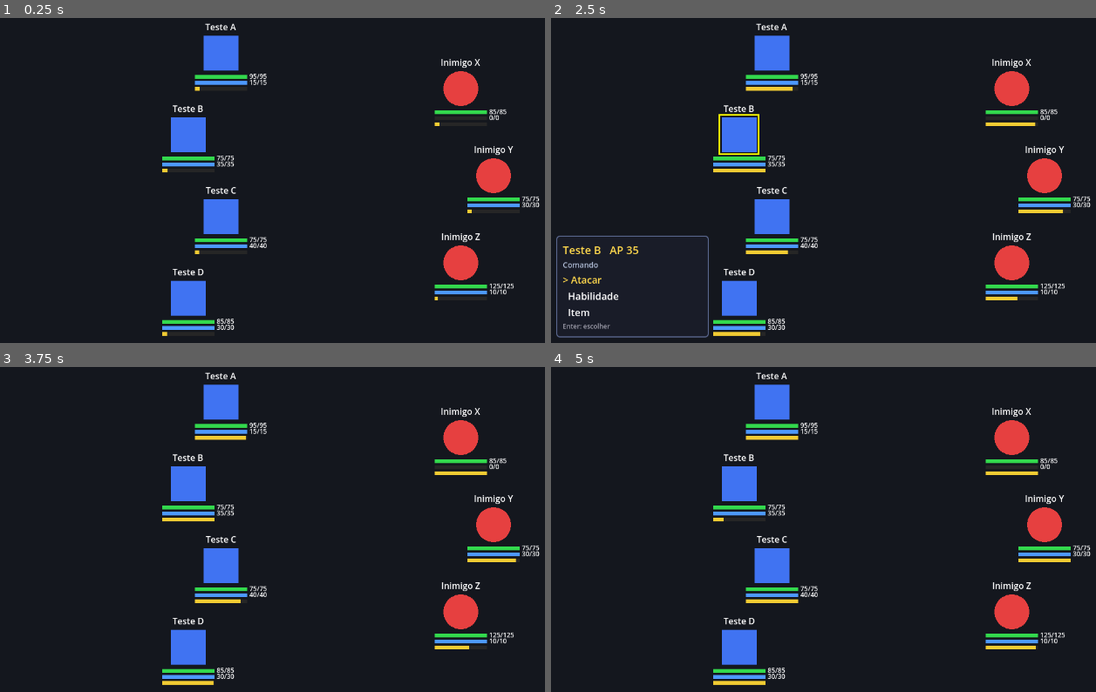
Above: before the commit, frames 1-4 (two rows, left to right).
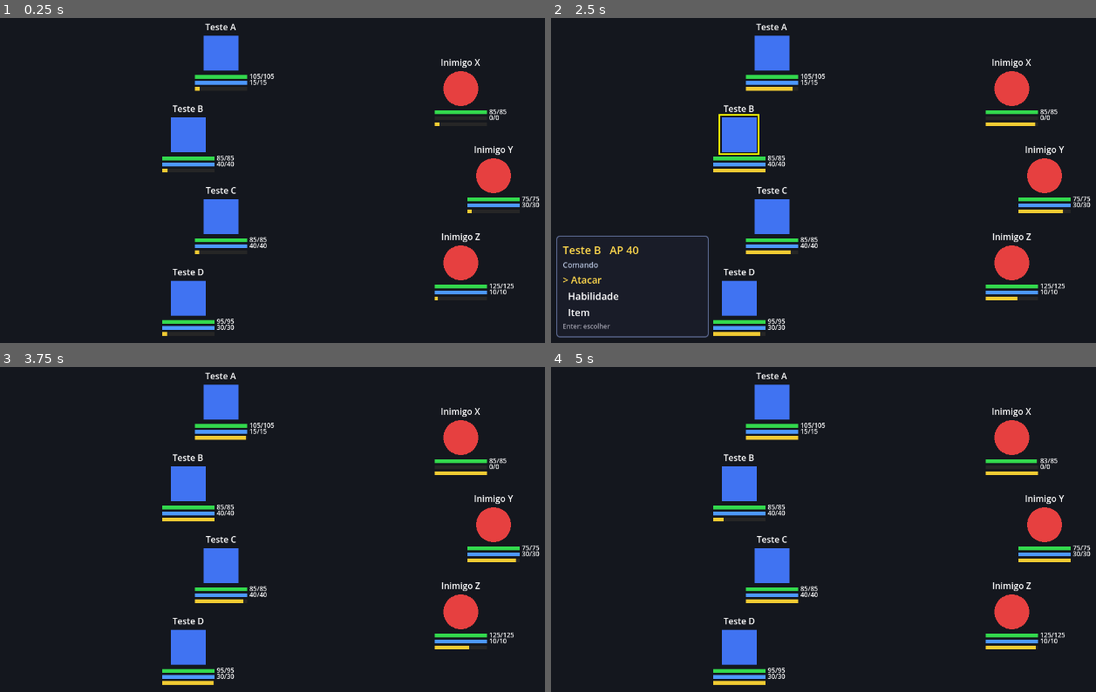
Above: after the commit, the same moments.

Repository: alexzjss/vat
Game: Godot game, scene res://battle/battle_scene.tscn
The game is run twice, just before and just after one commit, with the same random seed, the same clock (stepped at 60 frames per second) and the same inputs. This scene is started directly instead of the project's main scene.
Inputs (mouse positions are in pixels of both pictures, inside the frame that each line leads up to):
- Up to frame 1 (0.25 s): no input
- Up to frame 2 (2.5 s): tap Enter (ui_accept) at 0.5, 0.77, 1.25, 2 s; move the mouse to (1046, 154) at 0.52 s; hold Right (move_right) 0.53-1.25 s; hold Shift 0.53-1.25 s; click (1046, 154) at 0.67 s; drag from (752, 196) to (856, 255) at 1.27 s; move the mouse to (959, 89) at 2.02 s; hold Right (move_right) from 2.03 s (still down); tap Ctrl at 2.1 s
- Up to frame 3 (3.75 s): release Right (move_right) at 2.75 s; tap Enter (ui_accept) at 2.75, 3.5 s; drag from (305, 604) to (130, 464) at 2.77 s; move the mouse to (outside the picture) at 3.52 s; hold Left (move_left) from 3.53 s (still down); tap Alt at 3.6 s
- Up to frame 4 (5 s): tap Enter (ui_accept) at 3.77 s; release Left (move_left) at 4.25 s; drag from (681, 464) to (785, 425) at 4.27 s

The runs differ from the first frame. In frame 1, 0.1% of the frame differs, in the area x 39-51%, y 17-95%; in frame 2, 0.2%, in the area x 13-51%, y 17-95%; in frame 3, 0.1%; in frame 4, 0.1%.

Commit message:
feat(core): equipar e remover no estado do jogo
Co-Authored-By: Claude Sonnet 5.5 <noreply@anthropic.com>

Diff:
--- a/game/core/game_state.gd
+++ b/game/core/game_state.gd
@@ -7,6 +7,7 @@
 var heroes: Array[HeroState] = []
 var reserve: Array[HeroState] = []
 var inventory: Inventory
+var bag: EquipmentBag
 var dice: Dice
 var save_map: StringName
 var save_spawn: StringName
@@ -14,12 +15,14 @@
 var _saved_active_ids: Array[StringName] = []
 var _saved_reserve_ids: Array[StringName] = []
 var _saved_inventory: Inventory
+var _saved_bag: EquipmentBag
 
-static func new_game(cfg: BalanceConfig, defs: Array[CharacterDef], items: Array[ItemDef], counts: Array[int], dice: Dice, map: StringName, spawn: StringName, max_active: int = MAX_ACTIVE) -> GameState:
+static func new_game(cfg: BalanceConfig, defs: Array[CharacterDef], items: Array[ItemDef], counts: Array[int], dice: Dice, map: StringName, spawn: StringName, max_active: int = MAX_ACTIVE, bag_items: Array[EquipmentDef] = [], bag_counts: Array[int] = []) -> GameState:
 	var g := GameState.new()
 	g.cfg = cfg
 	g.dice = dice
 	g.inventory = Inventory.new()
+	g.bag = EquipmentBag.new()
 	for i: int in defs.size():
 		var h := HeroState.create(defs[i], cfg)
 		if i < max_active:
@@ -28,6 +31,8 @@
 			g.reserve.append(h)
 	for i: int in items.size():
 		g.inventory.add(items[i], counts[i])
+	for i: int in bag_items.size():
+		g.bag.add(bag_items[i], bag_counts[i])
 	g.save(map, spawn)
 	return g
 
@@ -71,6 +76,27 @@
 	heroes.append(h)
 	return true
 
+## Equipa `e` em `slot` vindo da mochila; o item antigo volta para ela. HP/AP atuais são limitados ao novo máximo.
+func equip(h: HeroState, slot: StringName, e: EquipmentDef) -> bool:
+	if e == null or not roster().has(h) or not EquipmentRules.can_equip(h.def, e, slot) or bag.count(e.id) == 0:
+		return false
+	var taken: EquipmentDef = bag.take(e.id)
+	var old: EquipmentDef = h.equipment.get(slot)
+	if old != null:
+		bag.put(old)
+	h.equipment[slot] = taken
+	h.clamp_to_max(cfg)
+	return true
+
+## Devolve o item de `slot` à mochila; false se vazio ou herói fora do roster.
+func unequip(h: HeroState, slot: StringName) -> bool:
+	if not roster().has(h) or not h.equipment.has(slot):
+		return false
+	bag.put(h.equipment[slot])
+	h.equipment.erase(slot)
+	h.clamp_to_max(cfg)
+	return true
+
 func _list_of(h: HeroState) -> Array[HeroState]:
 	if heroes.has(h):
 		return heroes
@@ -92,6 +118,7 @@
 		_saved_heroes.append(h.snapshot())
 		_saved_reserve_ids.append(h.def.id)
 	_saved_inventory = inventory.copy()
+	_saved_bag = bag.copy()
 
 ## Volta ao salvamento: os mesmos objetos HeroState, só listas e valores mudam; inventário é cópia nova.
 func restore_save() -> void:
@@ -109,3 +136,4 @@
 	for i: int in saved.size():
 		saved[i].restore(_saved_heroes[i])
 	inventory = _saved_inventory.copy()
+	bag = _saved_bag.copy()
--- a/game/core/hero_state.gd
+++ b/game/core/hero_state.gd
@@ -13,6 +13,11 @@
 static func create(d: CharacterDef, cfg: BalanceConfig) -> HeroState:
 	var h := HeroState.new()
 	h.def = d
+	for e: EquipmentDef in d.starting_equipment:
+		if e != null and EquipmentRules.can_equip(d, e, e.slot):
+			h.equipment[e.slot] = e
+		else:
+			push_error("equipamento inicial invalido em %s" % d.id)
 	h.rest(cfg)
 	return h
 
@@ -23,11 +28,18 @@
 	hp = StatCalculator.hp_max(c, cfg)
 	ap = StatCalculator.ap_max(c, cfg)
 
+## Limita HP/AP atuais aos máximos atuais (nunca aumenta; caído continua 0).
+func clamp_to_max(cfg: BalanceConfig) -> void:
+	var c := Combatant.from_hero(self, Vector2.ZERO)
+	hp = mini(hp, StatCalculator.hp_max(c, cfg))
+	ap = mini(ap, StatCalculator.ap_max(c, cfg))
+
 ## Cópia dos valores mutáveis do herói (usada por retry de batalha e ponto de salvamento).
 func snapshot() -> Dictionary:
 	return {
 		"hp": hp, "ap": ap, "xp": xp, "level": level, "pending": pending_points,
 		"allocated": Stats.make(allocated.strength, allocated.speed, allocated.vitality, allocated.aura),
+		"equipment": equipment.duplicate(),
 	}
 
 ## Restaura os valores de [method snapshot]; `allocated` ganha uma cópia nova.
@@ -39,3 +51,5 @@
 	pending_points = snap["pending"]
 	var a: Stats = snap["allocated"]
 	allocated = Stats.make(a.strength, a.speed, a.vitality, a.aura)
+	var eq: Dictionary[StringName, EquipmentDef] = snap["equipment"]
+	equipment = eq.duplicate()
--- /dev/null
+++ b/game/tests/test_equip_state.gd
@@ -0,0 +1,146 @@
+extends GutTest
+
+func _eq(id: StringName, slot: StringName, mods: Stats = null) -> EquipmentDef:
+	var e := EquipmentDef.new()
+	e.id = id
+	e.display_name = String(id)
+	e.slot = slot
+	e.modifiers = mods if mods != null else Stats.make(0, 0, 0, 0)
+	return e
+
+func _def(id: StringName, start: Array[EquipmentDef] = []) -> CharacterDef:
+	var d: CharacterDef = Fixtures.hero_def(id, Stats.make(1, 1, 5, 2))
+	d.weapon_types = [&"blade"] as Array[StringName]
+	d.starting_equipment = start
+	return d
+
+func _game(defs: Array[CharacterDef], bag: Array[EquipmentDef], counts: Array[int], max_active: int = 4) -> GameState:
+	var items: Array[ItemDef] = []
+	var ic: Array[int] = []
+	return GameState.new_game(Fixtures.cfg(), defs, items, ic, ScriptedDice.new(), &"m", &"s", max_active, bag, counts)
+
+func _hp_max(g: GameState, h: HeroState) -> int:
+	return StatCalculator.hp_max(Combatant.from_hero(h, Vector2.ZERO), g.cfg)
+
+func test_starting_equipment_applied_and_full_hp() -> void:
+	var armor: EquipmentDef = _eq(&"vest", &"armor", Stats.make(0, 0, 2, 0))
+	var weapon: EquipmentDef = _eq(&"sword", &"weapon", Stats.make(1, 0, 0, 1))
+	var d: CharacterDef = _def(&"a", [armor, weapon] as Array[EquipmentDef])
+	var h: HeroState = HeroState.create(d, Fixtures.cfg())
+	assert_eq(h.equipment[&"armor"], armor)
+	assert_eq(h.equipment[&"weapon"], weapon)
+	# Vit 7 * 10 + nivel 1 * 5 = 75; Aura 3 * 5 = 15.
+	assert_eq(h.hp, 75)
+	assert_eq(h.ap, 15)
+
+func test_starting_equipment_invalid_is_ignored() -> void:
+	var bad: EquipmentDef = _eq(&"staff", &"weapon")
+	bad.weapon_type = &"staff"
+	var d: CharacterDef = _def(&"a", [bad] as Array[EquipmentDef])
+	var h: HeroState = HeroState.create(d, Fixtures.cfg())
+	assert_true(h.equipment.is_empty())
+	assert_push_error("equipamento inicial invalido")
+
+func test_equip_swaps_old_back_to_bag() -> void:
+	var s1: EquipmentDef = _eq(&"s1", &"weapon", Stats.make(1, 0, 0, 0))
+	var s2: EquipmentDef = _eq(&"s2", &"weapon", Stats.make(2, 0, 0, 0))
+	var g: GameState = _game([_def(&"a", [s1] as Array[EquipmentDef])], [s2] as Array[EquipmentDef], [1] as Array[int])
+	var h: HeroState = g.heroes[0]
+	assert_true(g.equip(h, &"weapon", s2))
+	assert_eq(h.equipment[&"weapon"], s2)
+	assert_eq(g.bag.count(&"s2"), 0)
+	assert_eq(g.bag.count(&"s1"), 1)
+
+func test_equip_refuses_and_changes_nothing() -> void:
+	var ok: EquipmentDef = _eq(&"ok", &"armor", Stats.make(0, 0, 1, 0))
+	var wrong_type: EquipmentDef = _eq(&"wt", &"weapon")
+	wrong_type.weapon_type = &"staff"
+	var excl: EquipmentDef = _eq(&"ex", &"armor")
+	excl.allowed_ids = [&"zzz"] as Array[StringName]
+	var stock: EquipmentDef = _eq(&"nostock", &"armor")
+	var bag: Array[EquipmentDef] = [ok, wrong_type, excl]
+	var g: GameState = _game([_def(&"a")], bag, [1, 1, 1] as Array[int])
+	var h: HeroState = g.heroes[0]
+	var outsider: HeroState = HeroState.create(_def(&"out"), g.cfg)
+	var hp0: int = h.hp
+	var ap0: int = h.ap
+	assert_false(g.equip(h, &"weapon", wrong_type), "tipo errado")
+	assert_false(g.equip(h, &"armor", excl), "allowed_ids")
+	assert_false(g.equip(h, &"helmet", ok), "espaco errado")
+	assert_false(g.equip(h, &"armor", stock), "sem estoque")
+	assert_false(g.equip(outsider, &"armor", ok), "fora do roster")
+	assert_true(h.equipment.is_empty())
+	assert_true(outsider.equipment.is_empty())
+	assert_eq([g.bag.count(&"ok"), g.bag.count(&"wt"), g.bag.count(&"ex"), g.bag.count(&"nostock")], [1, 1, 1, 0])
+	assert_eq([h.hp, h.ap], [hp0, ap0])
+
+func test_item_count_is_conserved() -> void:
+	var a: EquipmentDef = _eq(&"ring", &"accessory", Stats.make(0, 0, 1, 0))
+	var b: EquipmentDef = _eq(&"cape", &"armor", Stats.make(0, 0, 2, 0))
+	var bag: Array[EquipmentDef] = [a, b]
+	var g: GameState = _game([_def(&"h1"), _def(&"h2", [b] as Array[EquipmentDef])], bag, [2, 1] as Array[int])
+	var total: Dictionary = {&"ring": 2, &"cape": 2}
+	var h1: HeroState = g.heroes[0]
+	var h2: HeroState = g.heroes[1]
+	var steps: Array[Callable] = [
+		func() -> void: g.equip(h1, &"accessory", a),
+		func() -> void: g.equip(h2, &"accessory", a),
+		func() -> void: g.equip(h1, &"armor", b),
+		func() -> void: g.unequip(h2, &"armor"),
+		func() -> void: g.equip(h1, &"armor", b),
+		func() -> void: g.unequip(h1, &"accessory"),
+		func() -> void: g.unequip(h1, &"accessory"),
+		func() -> void: g.equip(h2, &"armor", b),
+	]
+	for step: Callable in steps:
+		step.call()
+		for id: StringName in total:
+			var n: int = g.bag.count(id)
+			for h: HeroState in g.roster():
+				for e: EquipmentDef in h.equipment.values():
+					if e.id == id:
+						n += 1
+			assert_eq(n, total[id], "conservacao de %s" % id)
+
+func test_unequip_clamps_current_hp_ap() -> void:
+	var armor: EquipmentDef = _eq(&"vest", &"armor", Stats.make(0, 0, 2, 1))
+	var g: GameState = _game([_def(&"a", [armor] as Array[EquipmentDef])], [] as Array[EquipmentDef], [] as Array[int])
+	var h: HeroState = g.heroes[0]
+	assert_eq([h.hp, h.ap], [75, 15])
+	assert_true(g.unequip(h, &"armor"))
+	# Sem armadura: 55 / 10.
+	assert_eq([h.hp, h.ap], [55, 10])
+	assert_eq(g.bag.count(&"vest"), 1)
+	# Aumentar o maximo nao cura.
+	h.hp = 20
+	h.ap = 3
+	assert_true(g.equip(h, &"armor", armor))
+	assert_eq([h.hp, h.ap], [20, 3])
+	# Caido fica 0.
+	h.hp = 0
+	assert_true(g.unequip(h, &"armor"))
+	assert_eq(h.hp, 0)
+	assert_false(g.unequip(h, &"armor"), "vazio")
+
+func test_reserve_can_be_equipped() -> void:
+	var ring: EquipmentDef = _eq(&"ring", &"accessory")
+	var g: GameState = _game([_def(&"a"), _def(&"b")], [ring] as Array[EquipmentDef], [1] as Array[int], 1)
+	var r: HeroState = g.reserve[0]
+	assert_true(g.equip(r, &"accessory", ring))
+	assert_eq(r.equipment[&"accessory"], ring)
+
+func test_restore_save_restores_equipment_and_bag() -> void:
+	var s1: EquipmentDef = _eq(&"s1", &"weapon", Stats.make(1, 0, 0, 0))
+	var s2: EquipmentDef = _eq(&"s2", &"weapon", Stats.make(2, 0, 0, 0))
+	var g: GameState = _game([_def(&"a", [s1] as Array[EquipmentDef])], [s2] as Array[EquipmentDef], [1] as Array[int])
+	var h: HeroState = g.heroes[0]
+	assert_true(g.equip(h, &"weapon", s2))
+	assert_true(g.unequip(h, &"weapon"))
+	g.restore_save()
+	assert_eq(h.equipment[&"weapon"], s1)
+	assert_eq([g.bag.count(&"s1"), g.bag.count(&"s2")], [0, 1])
+	# Independencia: mexer depois do restore nao corrompe o ponto salvo.
+	assert_true(g.equip(h, &"weapon", s2))
+	g.restore_save()
+	assert_eq(h.equipment[&"weapon"], s1)
+	assert_eq([g.bag.count(&"s1"), g.bag.count(&"s2")], [0, 1])
--- a/game/tests/test_result_flow.gd
+++ b/game/tests/test_result_flow.gd
@@ -394,8 +394,8 @@
 		assert_eq(h.ap, _full_ap(h, s.balance), "AP cheio (%s)" % h.def.id)
 		assert_eq(s.ctrl.b.heroes[i].hp, h.hp)
 		assert_false(s.ctrl.b.heroes[i].is_down())
-	# Nv 2, Vitalidade base + 1 alocada (não os 9 posteriores).
-	var vit: int = hs[0].def.base.vitality + 1
+	# Nv 2, Vitalidade base + 1 alocada (não os 9 posteriores) + 1 da armadura inicial.
+	var vit: int = hs[0].def.base.vitality + 1 + hs[0].equipment[&"armor"].modifiers.vitality
 	assert_eq(hs[0].hp, vit * s.balance.hp_per_vitality + 2 * s.balance.hp_per_level)
 
 func test_result_actions_wrap_and_reset_on_show() -> void:
Not shown, added: game/tests/test_equip_state.gd.uid
